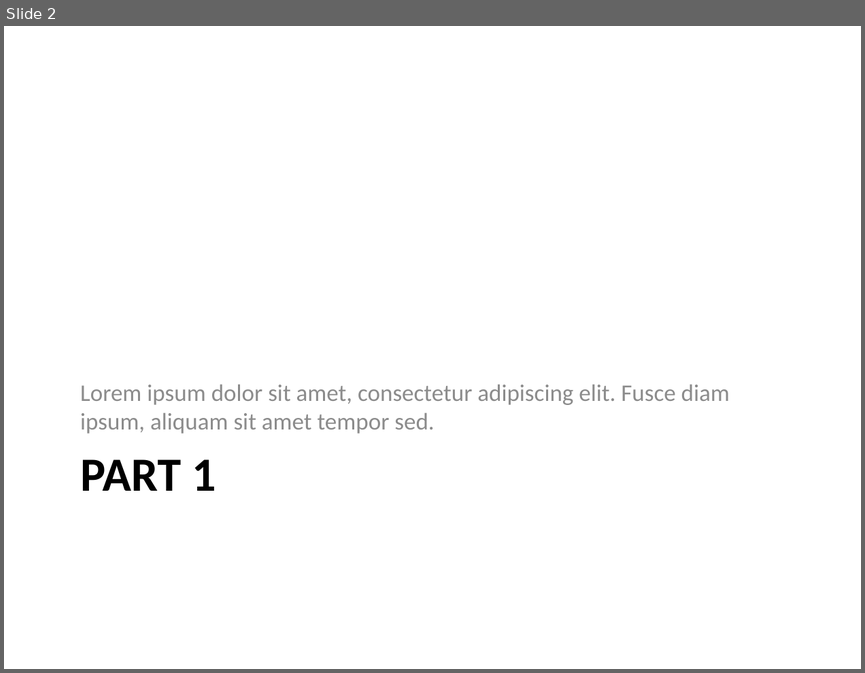
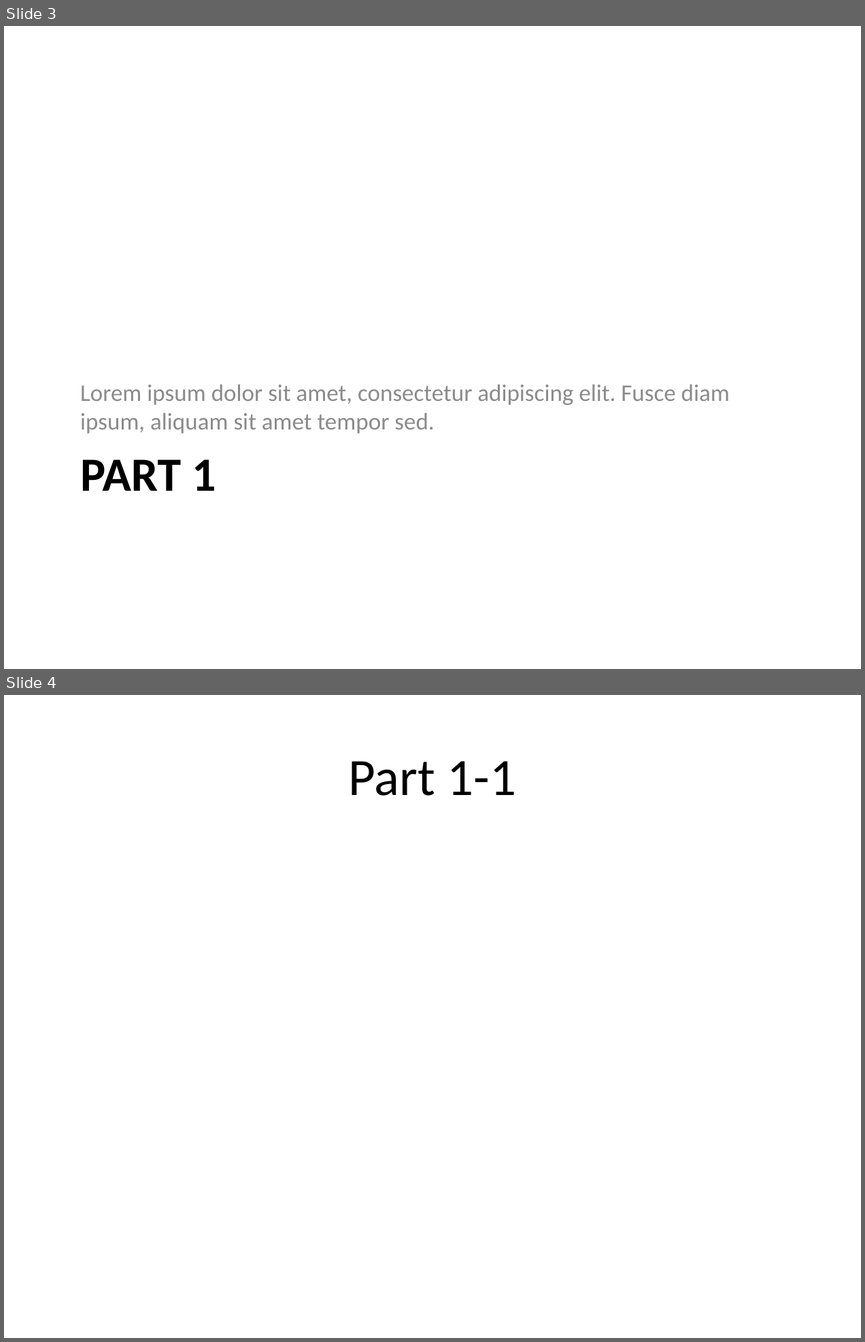
Before and after one commit to GremyTrullier/PFE-Text2Slide, a slide deck: python-pptx/testjson2.pptx. Shown one above the other, each under a label of ours: slide 2 before the commit, slides 3 and 4 after it. The pictures are 865x673 and 865x1342 pixels, drawn with LibreOffice and Linux fonts; fonts in the diff are those of the drawing. Boxes give left, top, right and bottom in pixels: in the first picture for what was removed or moved away, otherwise in the second. Text is boxed around its words. In the diff, an @@ line names an element or a change of style, - is before the commit and + after.

```diff
--- a/python-pptx/testjson2.pptx
+++ b/python-pptx/testjson2.pptx
@@ slide 4 added at (4,695,861,1338), background #FFFFFF @@
@@ title added at (349,761,516,796), 44 pt, text #000000 @@
+Part 1-1
@@ what was slide 2 is now slide 3 @@
```
Also in this commit, not shown: 3 slides changed, 3 other slides added, 13 other files.
